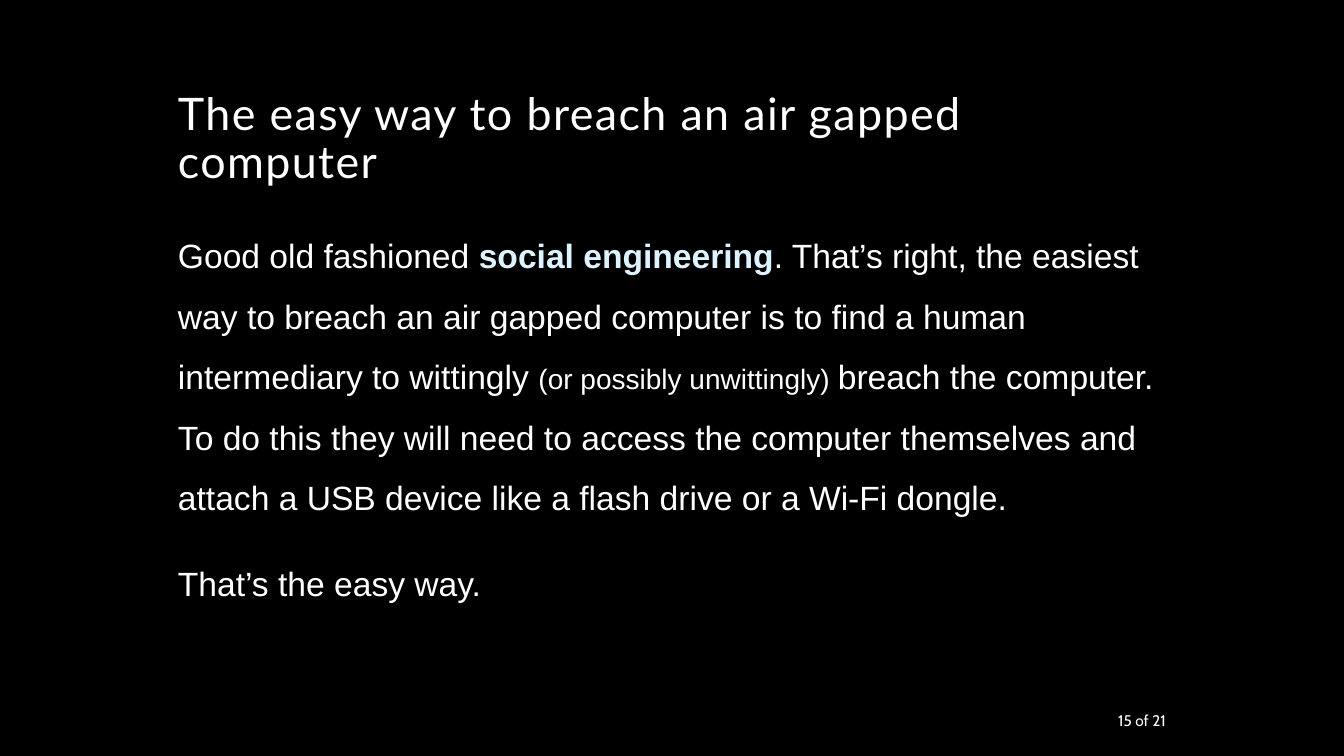
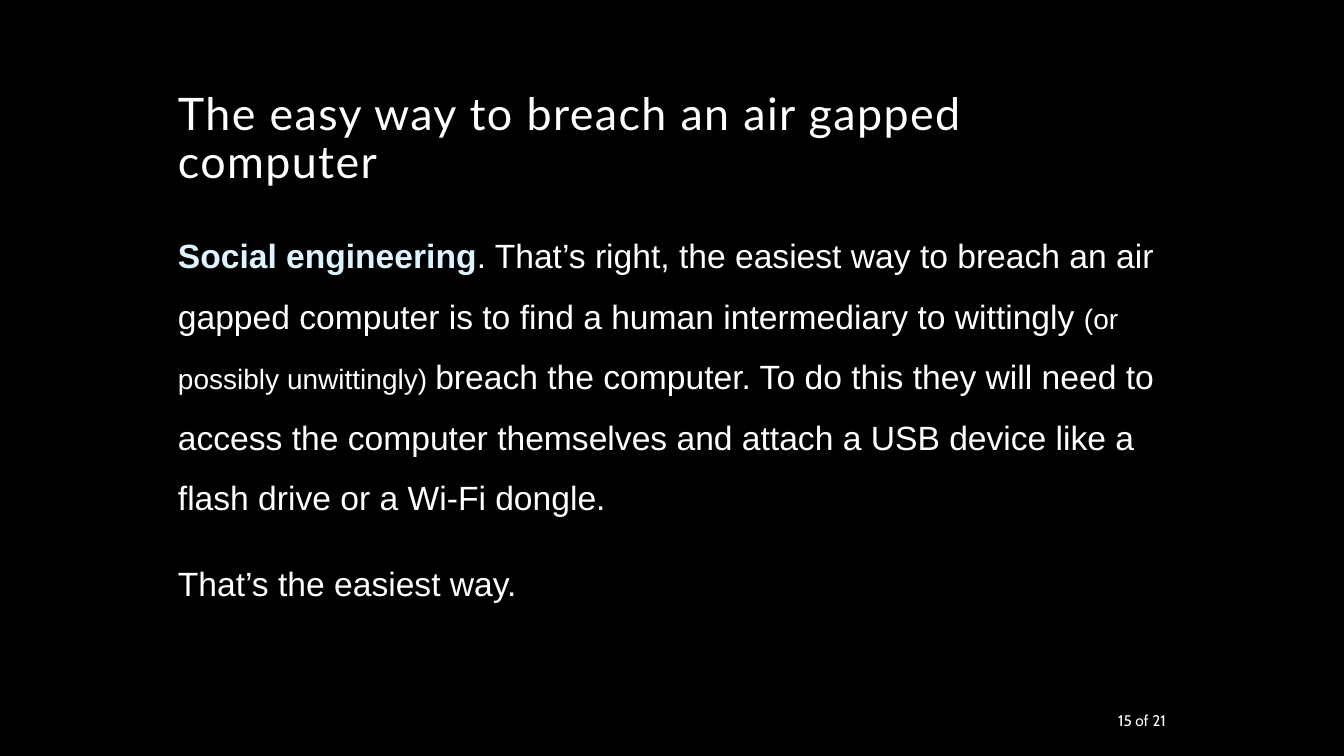
Before and after one commit to amirhnajafiz-university/S3ET01, a slide deck: slide 15 of slide/Air Gap Systems.pptx. Drawn at 1344x756 pixels with LibreOffice and Linux fonts; fonts in the diff are those of the drawing; background and template pictures are left out. Boxes give left, top, right and bottom in pixels: in the first picture for what was removed or moved away, otherwise in the second. Text is boxed around its words. In the diff, an @@ line names an element or a change of style, - is before the commit and + after.

```diff
--- a/slide/Air Gap Systems.pptx
+++ b/slide/Air Gap Systems.pptx
@@ text at [178, 243, 1154, 603]: text changed @@
-Good old fashioned social engineering. That’s right, the easiest way to breach an air gapped computer is to find a human intermediary to wittingly (or possibly unwittingly) breach the computer. To do this they will need to access the computer themselves and attach a USB device like a flash drive or a Wi-Fi dongle.
-That’s the easy way.
+Social engineering. That’s right, the easiest way to breach an air gapped computer is to find a human intermediary to wittingly (or possibly unwittingly) breach the computer. To do this they will need to access the computer themselves and attach a USB device like a flash drive or a Wi-Fi dongle.
+That’s the easiest way.
```
Also in this commit, not shown: 4 other slides changed, 1 other file.
